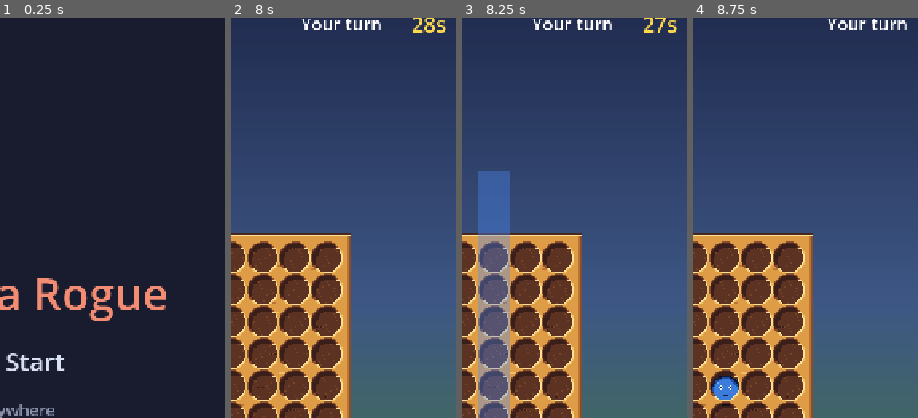
Above: before the commit, frames 1-4 (left to right).
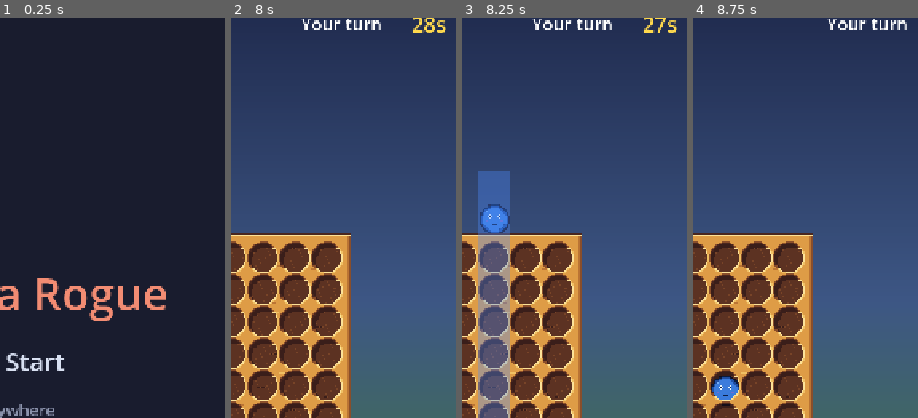
Above: after the commit, the same moments.

Repository: chumbb/four-in-a-rogue
Game: Godot game, scene res://scenes/app/boot.tscn
Two runs of this game, one before a commit and one after it. Both use one fixed random seed, a clock stepped at 60 frames per second and the inputs below.
Inputs (mouse positions are % of the whole screen's width and height, from its top left):
- Up to frame 1 (0.25 s): no input
- Up to frame 2 (8 s): tap Enter (ui_accept) at 0.5, 0.77, 4.25, 5, 5.75, 6.5, 6.77, 7.25 s; move the mouse to (72, 45) at 0.52 s; click (72, 45) at 0.67 s; click "Continue" at 1.25 s; click "Heads" at 2 s; click "Tails" at 2.75 s; click "Flip (stub)" at 3.5 s; drag from (30, 55) to (45, 70) at 4.27 s; move the mouse to (60, 28) at 5.02 s; click (60, 28) at 5.17 s; drag from (45, 70) to (20, 35) at 5.77 s; move the mouse to (80, 65) at 6.52 s; click (80, 65) at 6.67 s; drag from (20, 35) to (35, 25) at 7.27 s
- Up to frame 3 (8.25 s): move the mouse to (55, 50) at 8.02 s; click (55, 50) at 8.17 s
- Up to frame 4 (8.75 s): no input
The pictures show only the part of the screen within x 50-100%, y 10-60%; the shares and areas given below are measured in that part.

Frames 1-2 are identical in both runs. In frame 3, 0.8% of the frame differs, in the area x 8-22%, y 46-54%; in frame 4, nothing differs.

Commit message:
M3.6: player's Goob floats on top of the held column as aim feedback (Sean, 2026-11-13)
Co-Authored-By: Claude Opus 5.5 <noreply@anthropic.com>

Diff:
--- a/scripts/board/board_view_2d.gd
+++ b/scripts/board/board_view_2d.gd
@@ -37,6 +37,10 @@
 const ROLL_SEC_PER_COLUMN := 0.11
 const ROLL_BUMP_PX := 6 ## nudge into the board edge on a bounce
 const HIGHLIGHT_MODULATE := Color(1.5, 1.5, 1.5)
+## Aim preview: while the player holds a legal column, their Goob floats on top
+## of the board over it (Sean, 2026-11-13), bobbing gently.
+const FLOAT_BOB_PX := 2
+const FLOAT_BOB_SEC := 0.4
 
 const TEX_BACK := preload("res://assets/board/board_back.png")
 const TEX_FRONT := preload("res://assets/board/board_front.png")
@@ -60,6 +64,8 @@
 var _token_owner: Dictionary = {} ## Vector2i -> BoardState.CellOwner
 var _highlight_tweens: Dictionary = {} ## Vector2i -> Tween
 var _outline: ShaderMaterial
+var _preview: Sprite2D
+var _preview_tween: Tween
 
 
 func _ready() -> void:
@@ -74,6 +80,10 @@
 	_goobs = Node2D.new()
 	_goobs.name = "Goobs"
 	_pixel.add_child(_goobs)
+	_preview = _make_sprite(TEX_PLAYER, "Preview")
+	_preview.material = _outline
+	_preview.visible = false
+	_goobs.add_child(_preview)
 	_pixel.add_child(_make_sprite(TEX_FRONT, "Front"))
 	get_viewport().size_changed.connect(_update_scale)
 	item_rect_changed.connect(_place_layer)
@@ -105,6 +115,7 @@
 ## off that edge. The Goob counts as on the board at once, so a sync during
 ## the animation does not duplicate it. Await this to know when it has landed.
 func play_drop(column: int, row: int, side: BoardState.CellOwner, roll_path: Array[int] = []) -> void:
+	hide_preview()
 	var cell := Vector2i(column, row)
 	_remove_token(cell)
 	var token := _add_token(cell, side)
@@ -120,6 +131,32 @@
 		_queue_roll(tween, token, roll_path)
 	_queue_fall(tween, token, TOP_Y, target)
 	await tween.finished
+
+
+## Floats a `side` Goob on top of the board over `column` (aim feedback). The
+## drop that follows starts from the same spot, so the Goob seems to fall from
+## here.
+func show_preview(column: int, side: BoardState.CellOwner) -> void:
+	_preview.texture = TEX_PLAYER if side == BoardState.CellOwner.PLAYER else TEX_OPPONENT
+	_preview.position = Vector2(_column_x(column), TOP_Y)
+	if _preview.visible:
+		return
+	_preview.visible = true
+	if not animate:
+		return
+	_preview_tween = create_tween().set_loops()
+	_preview_tween.tween_method(_set_y.bind(_preview), TOP_Y, TOP_Y - FLOAT_BOB_PX, FLOAT_BOB_SEC).set_trans(Tween.TRANS_SINE)
+	_preview_tween.tween_method(_set_y.bind(_preview), TOP_Y - FLOAT_BOB_PX, TOP_Y, FLOAT_BOB_SEC).set_trans(Tween.TRANS_SINE)
+
+
+func hide_preview() -> void:
+	if _preview_tween and _preview_tween.is_valid():
+		_preview_tween.kill()
+	_preview.visible = false
+
+
+func is_preview_visible() -> bool:
+	return _preview.visible
 
 
 ## Makes the given cells pulse brighter (winning four).
--- a/scripts/scenario/scenario_placeholder.gd
+++ b/scripts/scenario/scenario_placeholder.gd
@@ -155,18 +155,18 @@
 func _enter_column(column: int) -> void:
 	_touch_column = column
 	if column == -1:
-		_hide_flash()
+		_hide_aim()
 	elif _loop.board.column_full(column):
-		_hide_flash()
+		_hide_aim()
 		_reject_placement(Toast.MSG_COLUMN_FULL)
 	else:
-		_show_flash(column, COLOR_FLASH_PLAYER)
+		_show_aim(column)
 
 
 func _end_touch() -> void:
 	_touch_index = -1
 	_touch_column = -1
-	_hide_flash()
+	_hide_aim()
 
 
 ## Column whose hit area (column slot + the aim lane above it) contains the
@@ -195,6 +195,18 @@
 
 func _hide_flash() -> void:
 	_flash.visible = false
+
+
+## Player aim feedback: blue column flash + their Goob floating on top of the
+## board over that column.
+func _show_aim(column: int) -> void:
+	_show_flash(column, COLOR_FLASH_PLAYER)
+	_board_view.show_preview(column, BoardState.CellOwner.PLAYER)
+
+
+func _hide_aim() -> void:
+	_hide_flash()
+	_board_view.hide_preview()
 
 
 func _set_input_enabled(enabled: bool) -> void:
@@ -259,14 +271,14 @@
 	_timeout_column = _loop.board.roll_target(column, rightward)
 	_timeout_path = _roll_path(column, rightward)
 	if timeout_reveal_sec > 0.0:
-		_show_flash(column, COLOR_FLASH_PLAYER)
+		_show_aim(column)
 		_timeout_timer.start(timeout_reveal_sec)
 	else:
 		_finish_timeout()
 
 
 func _finish_timeout() -> void:
-	_hide_flash()
+	_hide_aim()
 	_play_player(_timeout_column, _timeout_path)
 
 
--- a/tests/test_scenario.gd
+++ b/tests/test_scenario.gd
@@ -206,12 +206,18 @@
 	_check(flash.get_global_rect().is_equal_approx(rect1), "flash covers column 1")
 	_check(is_equal_approx(flash.global_position.y, lane.position.y), "flash covers the aim lane")
 	_check(_count(board, P) == 0, "holding does not drop")
+	var view := _view(scenario)
+	_check(view.is_preview_visible(), "held Goob floats over the column")
+	_check(view._preview.texture == BoardView2D.TEX_PLAYER, "floating Goob is blue")
+	_check(view._preview.position == Vector2(view.cell_position(1, 0).x, BoardView2D.TOP_Y), "floats on top of column 1")
 	_drag(_col_pos(scenario, 5))
 	_check(flash.get_global_rect().is_equal_approx(scenario.column_hit_rect(5)), "flash follows to column 5")
+	_check(view._preview.position.x == view.cell_position(5, 0).x, "floating Goob follows to column 5")
 	_touch(_col_pos(scenario, 5), false)
 	await process_frame
 	_check(board.get_owner(5, 0) == P, "release drops where the finger is (5)")
 	_check(board.get_owner(1, 0) != P, "no player Goob in the pressed column")
+	_check(not view.is_preview_visible(), "floating Goob gone after the drop")
 	await _free(scenario)
 
 
@@ -221,6 +227,7 @@
 	_touch(_col_pos(scenario, 2), true)
 	_drag(_off_board(scenario))
 	_check(not scenario._flash.visible, "flash hides off the board")
+	_check(not _view(scenario).is_preview_visible(), "floating Goob hides off the board")
 	_touch(_off_board(scenario), false)
 	await process_frame
 	_check(_count(board, P) == 0, "release off the board cancels")
@@ -245,6 +252,7 @@
 	_check(scenario._toast.modulate.a > 0.9, "toast visible on entry")
 	_check(scenario._sfx_error.playing, "error sound on entry")
 	_check(not scenario._flash.visible, "no flash on a full column")
+	_check(not view.is_preview_visible(), "no floating Goob over a full column")
 	await process_frame
 	await process_frame
 	_check(view._shake_px != 0, "board shakes on entry")
@@ -359,6 +367,7 @@
 	_check(scenario._toast.modulate.a > 0.9, "Time's up! toast visible")
 	_check(scenario._flash.visible, "timeout flashes the column")
 	_check(scenario._flash.get_global_rect().is_equal_approx(scenario.column_hit_rect(4)), "flash on the held column")
+	_check(_view(scenario).is_preview_visible(), "Goob floats over the timeout column")
 	_check(not scenario._input_enabled, "input locked during the reveal")
 	_check(scenario._timer_label.text == "0s", "timer reads 0s")
 	_check(_count(board, P) == 0, "Goob not dropped yet during the reveal")
@@ -368,6 +377,7 @@
 	_check(board.get_owner(4, 0) == P, "then drops in the held column")
 	_check(_count(board, P) == 1, "release during the reveal does nothing")
 	_check(not scenario._flash.visible, "flash gone after the drop")
+	_check(not _view(scenario).is_preview_visible(), "floating Goob gone after the timeout drop")
 	await _free(scenario)
 
 
Not shown, changed: CLAUDE.md
